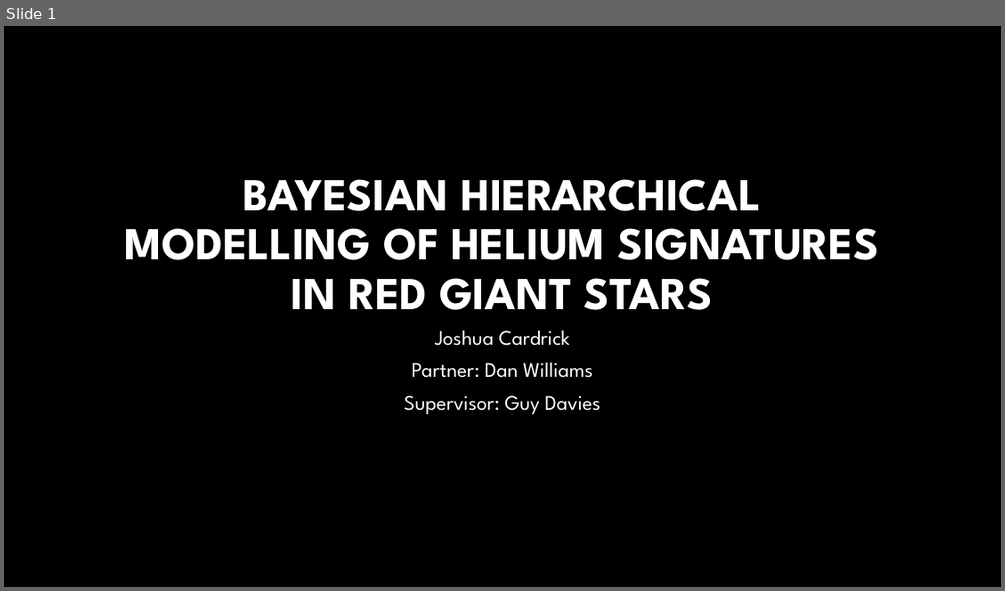
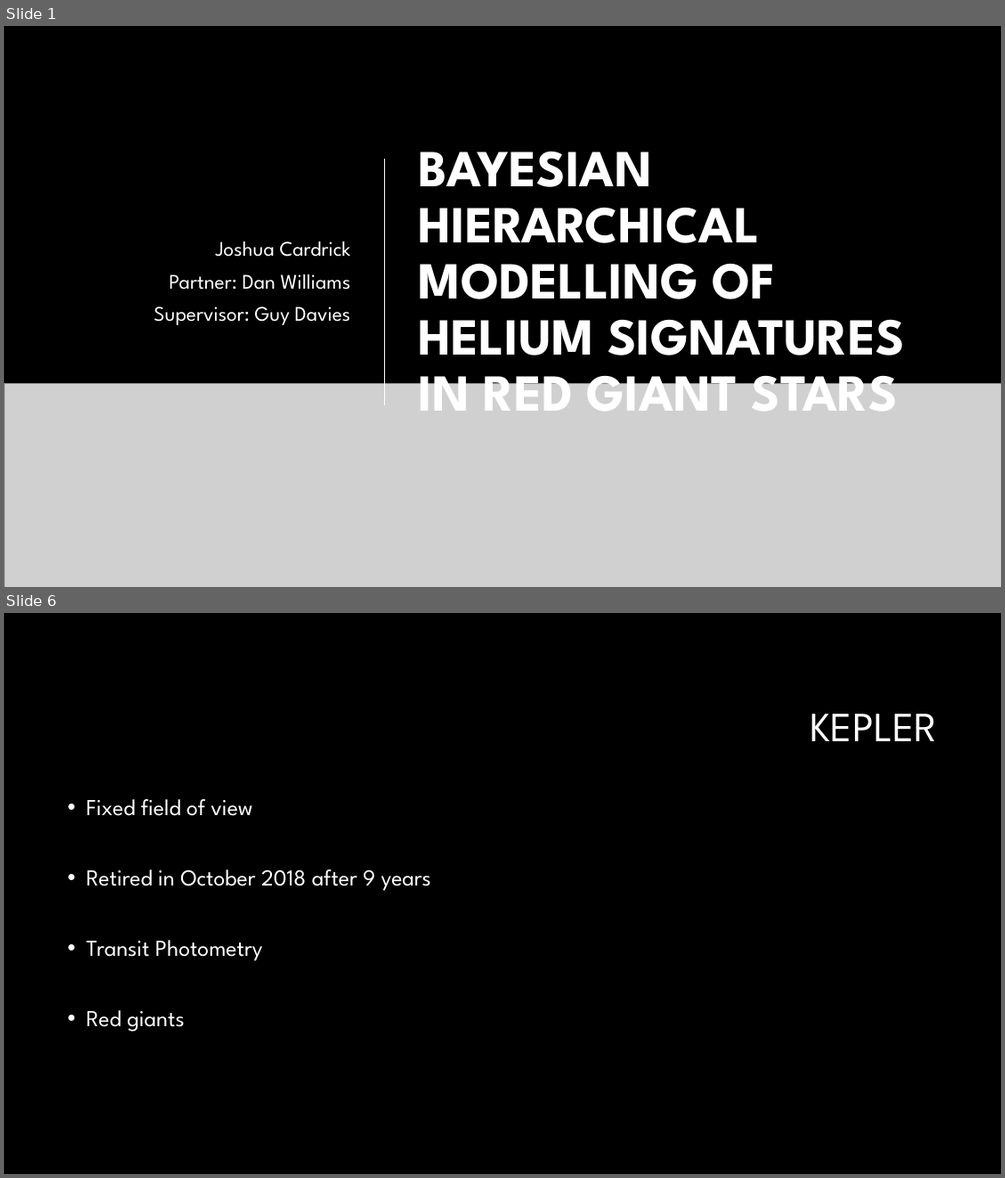
Before and after one commit to daw538/y4project, a slide deck: JoshFiles/Seminar.pptx. Shown one above the other, each under a label of ours: slide 1 before the commit, slides 1 and 6 after it; the slides between them are not shown. The pictures are 1005x591 and 1005x1178 pixels, drawn with LibreOffice and Linux fonts; fonts in the diff are those of the drawing; grey boxes stand for pictures; background and template pictures are left out. Boxes give left, top, right and bottom in pixels: in the first picture for what was removed or moved away, otherwise in the second. Text is boxed around its words. In the diff, an @@ line names an element or a change of style, - is before the commit and + after.

```diff
--- a/JoshFiles/Seminar.pptx
+++ b/JoshFiles/Seminar.pptx
@@ slide 6 added at box(4, 613, 1001, 1174), background #000000 @@
@@ title added at box(810, 714, 938, 741), 40 pt, text #FFFFFF @@
+KEPLER
@@ text added at box(86, 799, 431, 1031), 22 pt, text #FFFFFF @@
+• Fixed field of view
+• Retired in October 2018 after 9 years
+• Transit Photometry
+• Red giants
@@ slide 1 changed as well @@
@@ subtitle "Joshua Cardrick": place and size @@
-subtitle "Joshua Cardrick" at box(404, 330, 601, 414)
+subtitle "Joshua Cardrick" at box(154, 241, 351, 325)
@@ subtitle "Joshua Cardrick" at box(154, 241, 351, 325): alignment centre to right; vertical alignment top to middle @@
@@ title "BAYESIAN HIERARCHICAL MODELLING OF HELIUM ...": place and size @@
-title "BAYESIAN HIERARCHICAL MODELLING OF HELIUM ..." at box(125, 179, 879, 310)
+title "BAYESIAN HIERARCHICAL MODELLING OF HELIUM ..." at box(419, 151, 905, 410)
@@ title "BAYESIAN HIERARCHICAL MODELLING OF HELIUM ..." at box(419, 151, 905, 410): size 44 to 50 pt; alignment centre to left; vertical alignment bottom to middle @@
@@ line added from (385, 159) to (385, 405), #FFFFFF 1.25 pt @@
@@ picture added at box(4, 384, 1001, 587) @@
```
Also in this commit, not shown: 2 other slides changed, 6 other slides added, 4 other files.
